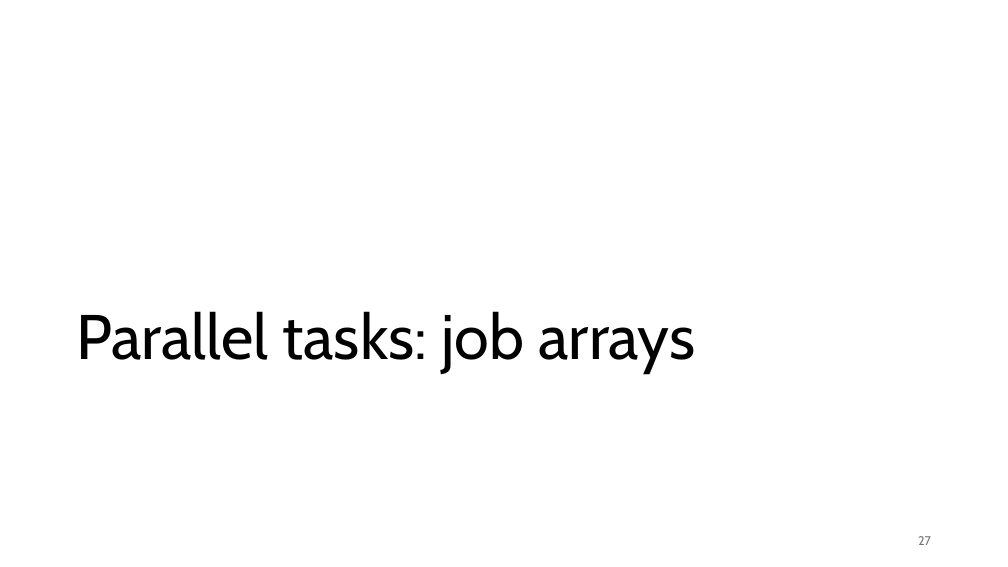
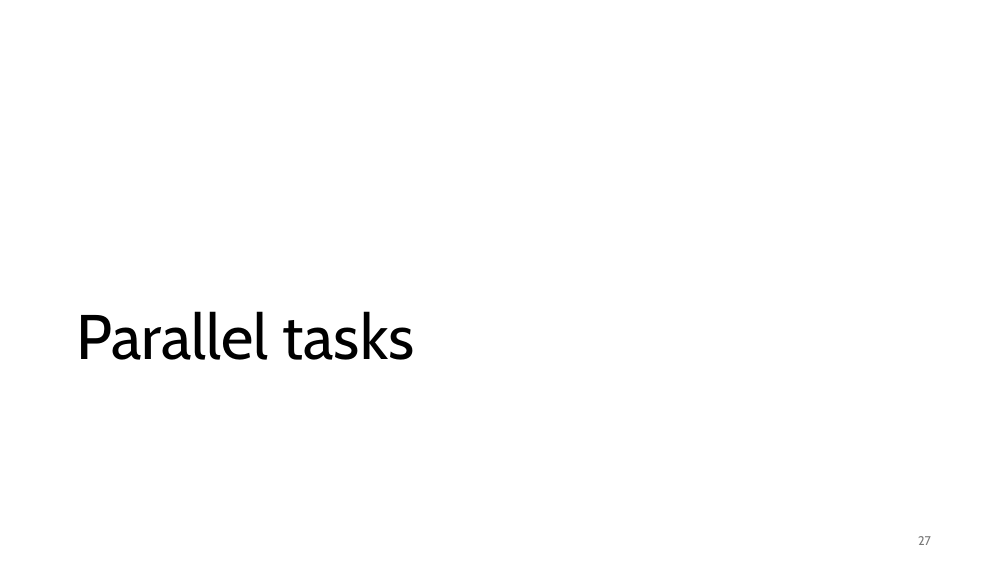
Before and after one commit to gjbex/Workflows-for-HPC, a slide deck: slide 27 of workflow_for_HPC.pptx. Drawn at 1008x567 pixels with LibreOffice and Linux fonts; fonts in the diff are those of the drawing. Boxes give left, top, right and bottom in pixels: in the first picture for what was removed or moved away, otherwise in the second. Text is boxed around its words. In the diff, an @@ line names an element or a change of style, - is before the commit and + after.

Commit message:
Add GNU parallel slides

```diff
--- a/workflow_for_HPC.pptx
+++ b/workflow_for_HPC.pptx
@@ title at [76,311,415,360]: text changed @@
-Parallel tasks: job arrays
+Parallel tasks
```
Also in this commit, not shown: 1 other slide changed, 1 slide added.
